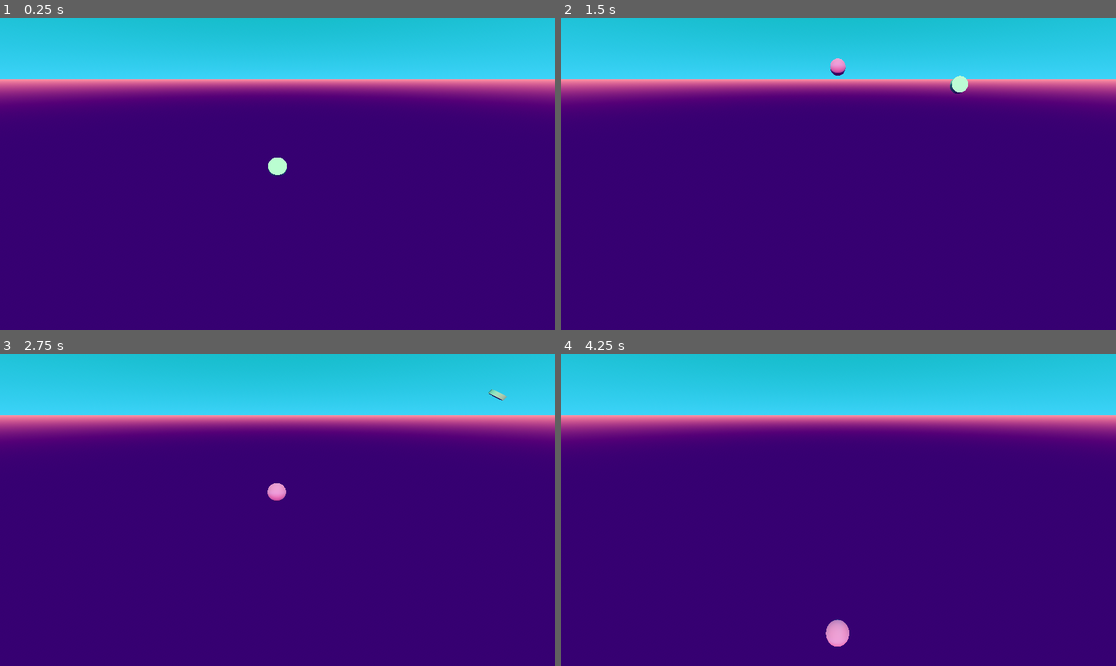
Above: before the commit, frames 1-4 (two rows, left to right).
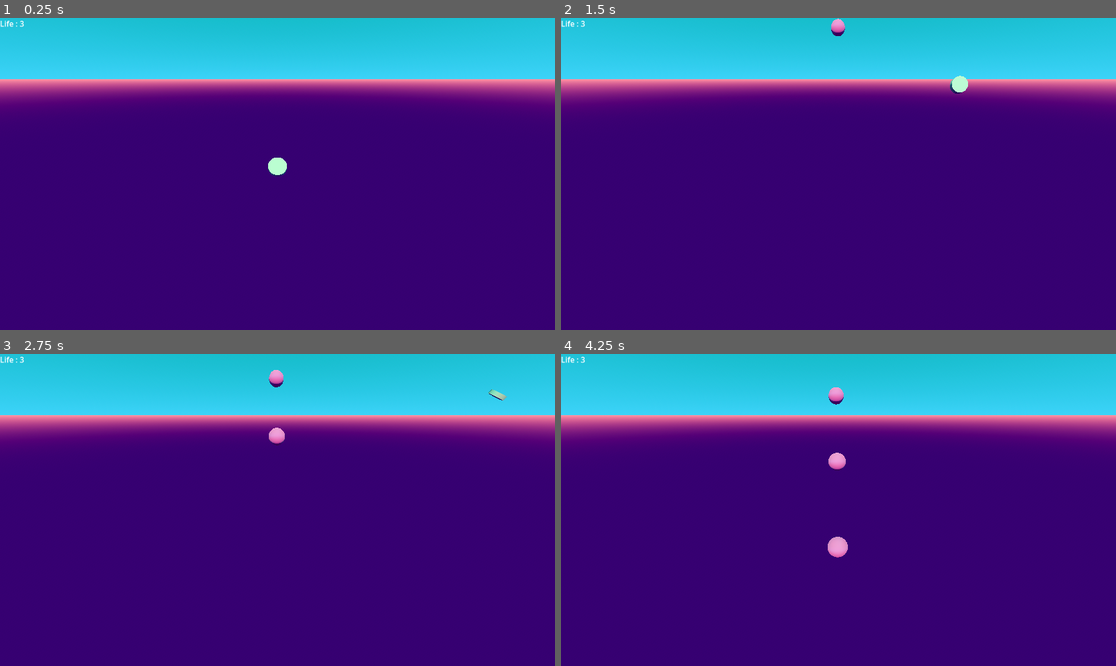
Above: after the commit, the same moments.

Repository: raffaelelauro/Sekiroguelite
Game: Godot game, scene res://main.tscn
Two runs of this game, one before a commit and one after it. Both use one fixed random seed, a clock stepped at 60 frames per second and the inputs below.
Inputs:
- Up to frame 1 (0.25 s): no input
- Up to frame 2 (1.5 s): tap Enter at 0.5 s; hold D (Right) 0.53-1.28 s; hold W (Front) 0.53-1.28 s; tap Space (Parry) at 0.8, 1.35 s; hold S (Back) from 1.28 s (still down)
- Up to frame 3 (2.75 s): tap W (Front) at 1.55 s; release S (Back) at 2.03 s; hold D (Right) from 2.03 s (still down); hold W (Front) from 2.03 s (still down); tap Space (Parry) at 2.3 s
- Up to frame 4 (4.25 s): release W (Front) at 2.78 s; tap Space (Parry) at 2.85, 3.8 s; tap W (Front) at 3.05 s; release D (Right) at 3.53 s; hold A (Left) from 3.53 s (still down); hold W (Front) from 3.53 s (still down)

The runs differ from the first frame. In frame 1, less than 0.1% of the frame differs, in the area x 0-5%, y 0-3%; in frame 2, 0.3%; in frame 3, 0.4%; in frame 4, 0.8%, in the area x 0-52%, y 0-94%.

Commit message:
Implemented player's life and simple game over screen. Close #2.

Diff:
--- a/abstract_parriable.gd
+++ b/abstract_parriable.gd
@@ -14,3 +14,6 @@
 
 	apply_force((position - parried_by.position).normalized()*repulsion_magnitude)
 	apply_torque(Vector3(1, 0, 0) * repulsion_torque)
+
+func player_hit() -> void:
+	queue_free()
--- /dev/null
+++ b/level.gd
@@ -0,0 +1,26 @@
+extends Node3D
+
+@onready var player_life: Label = $PlayerLife
+@onready var game_over: Label = $GameOver
+@onready var player: Player = $Player
+
+func _ready() -> void:
+	update_player_life_label()
+
+func update_player_life_label() -> void :
+	if player_life != null :
+		if player != null :
+			player_life.text = "Life : %d" % (player.get_life())
+		else :
+			player_life.text = "Life : Unknown :("
+	else:
+		print("Player life is empty")
+
+
+func _on_player_life_changed() -> void:
+	update_player_life_label()
+
+
+func _on_player_dead() -> void:
+	player_life.visible = false
+	game_over.visible = true
--- a/main.tscn
+++ b/main.tscn
@@ -1,5 +1,6 @@
-[gd_scene load_steps=6 format=3 uid="uid://cn22cb6mfk2qp"]
+[gd_scene load_steps=8 format=3 uid="uid://cn22cb6mfk2qp"]
 
+[ext_resource type="Script" uid="uid://cl5xdo0vrlgh5" path="res://level.gd" id="1_h2yge"]
 [ext_resource type="PackedScene" uid="uid://durulyhj2ovs7" path="res://player.tscn" id="1_ig7tw"]
 [ext_resource type="PackedScene" uid="uid://c6bc25sbv2i6i" path="res://parriable_object.tscn" id="2_0xm2m"]
 
@@ -19,7 +20,11 @@
 tonemap_mode = 2
 glow_enabled = true
 
+[sub_resource type="LabelSettings" id="LabelSettings_h2yge"]
+font_size = 45
+
 [node name="main" type="Node3D"]
+script = ExtResource("1_h2yge")
 
 [node name="WorldEnvironment" type="WorldEnvironment" parent="."]
 environment = SubResource("Environment_h2yge")
@@ -36,4 +41,29 @@
 [node name="Player" parent="." instance=ExtResource("1_ig7tw")]
 
 [node name="ParriableObject" parent="." instance=ExtResource("2_0xm2m")]
-transform = Transform3D(1, 0, 0, 0, 1, 0, 0, 0, 1, 15.5693, -1.90735e-06, -0.0394535)
+transform = Transform3D(1, 0, 0, 0, 1, 0, 0, 0, 1, 19.2442, -1.90735e-06, -0.0394535)
+
+[node name="ParriableObject2" parent="." instance=ExtResource("2_0xm2m")]
+transform = Transform3D(1, 0, 0, 0, 1, 0, 0, 0, 1, 24.1088, -3.8147e-06, -0.078907)
+
+[node name="ParriableObject3" parent="." instance=ExtResource("2_0xm2m")]
+transform = Transform3D(1, 0, 0, 0, 1, 0, 0, 0, 1, 29.1666, -7.6294e-06, -0.157814)
+
+[node name="PlayerLife" type="Label" parent="."]
+offset_right = 162.0
+offset_bottom = 52.0
+text = "Life : ..."
+
+[node name="GameOver" type="Label" parent="."]
+visible = false
+offset_left = -2.0
+offset_top = 1.0
+offset_right = 1149.0
+offset_bottom = 647.0
+text = "Yer dead..."
+label_settings = SubResource("LabelSettings_h2yge")
+horizontal_alignment = 1
+vertical_alignment = 1
+
+[connection signal="dead" from="Player" to="." method="_on_player_dead"]
+[connection signal="life_changed" from="Player" to="." method="_on_player_life_changed"]
--- a/parriable_object.gd
+++ b/parriable_object.gd
@@ -5,6 +5,3 @@
 
 func _ready() -> void:
 	apply_force(initial_impulse_direction * initial_impulse_magnitude)
-
-func _process(delta:float) -> void :
-	print(position)
--- a/player.gd
+++ b/player.gd
@@ -1,4 +1,9 @@
 extends RigidBody3D
+
+class_name Player
+
+var life: int;
+@export var max_life:int = 3
 
 @export var move_speed: float = 10.0
 @export var rotation_angle: float = PI / 8.0
@@ -13,12 +18,17 @@
 var initial_position: Vector3 = Vector3.ZERO
 var to_initial_position: bool = false
 var invincible: bool = false
+var is_dead: bool = false
+
+signal life_changed
+signal dead
 
 # Called when the node enters the scene tree for the first time.
 func _ready() -> void:
 	# Setup
 	base_rotation = rotation;
 	initial_position = position
+	life = max_life
 
 	# Setup parry area
 	if parry_area != null:
@@ -26,35 +36,44 @@
 
 func _process(delta: float) -> void:
 
-	var target_rotation:Vector3 = Vector3.ZERO
+	# Player not dead
+	if not is_dead:
 
-	# Capture player movement
-	if Input.is_action_pressed("Front"):
-		position.x += move_speed*delta
-		target_rotation.z = base_rotation.z-rotation_angle
-	if Input.is_action_pressed("Back"):
-		position.x -= move_speed*delta
-		target_rotation.z = base_rotation.z+rotation_angle
-	if Input.is_action_pressed("Left"):
-		position.z -= move_speed*delta
-		target_rotation.x = base_rotation.x-rotation_angle
-	if Input.is_action_pressed("Right"):
-		position.z += move_speed*delta
-		target_rotation.x = base_rotation.x+rotation_angle
+		# Is player dead ?
+		if life <= 0 :
+			is_dead = true
+			dead.emit()
+			disc.queue_free()
+		else:
+			var target_rotation:Vector3 = Vector3.ZERO
 
-	# Capture player actions
-	if Input.is_action_just_pressed("Parry"):
-		parry()
+			# Capture player movement
+			if Input.is_action_pressed("Front"):
+				position.x += move_speed*delta
+				target_rotation.z = base_rotation.z-rotation_angle
+			if Input.is_action_pressed("Back"):
+				position.x -= move_speed*delta
+				target_rotation.z = base_rotation.z+rotation_angle
+			if Input.is_action_pressed("Left"):
+				position.z -= move_speed*delta
+				target_rotation.x = base_rotation.x-rotation_angle
+			if Input.is_action_pressed("Right"):
+				position.z += move_speed*delta
+				target_rotation.x = base_rotation.x+rotation_angle
 
-	# Update rotation
-	rotation = rotation.move_toward(target_rotation, TAU * delta)
+			# Capture player actions
+			if Input.is_action_just_pressed("Parry"):
+				parry()
 
-	if to_initial_position:
-		disc.position = disc.position.move_toward(initial_position, delta*back_position_speed)
-		if disc.position.is_equal_approx(initial_position):
-			disc.position = initial_position
-			to_initial_position = false
-			invincible = false
+			# Update rotation
+			rotation = rotation.move_toward(target_rotation, TAU * delta)
+
+			if to_initial_position:
+				disc.position = disc.position.move_toward(initial_position, delta*back_position_speed)
+				if disc.position.is_equal_approx(initial_position):
+					disc.position = initial_position
+					to_initial_position = false
+					invincible = false
 
 func parry() -> void:
 	print('PARRY')
@@ -84,7 +103,14 @@
 		target = null
 
 func _on_body_entered(body: Node) -> void:
-	if !invincible:
-		print("HIT")
-	else:
-		print("INVINCIBLE")
+	if body is AbstractParriable :
+		var body_parriable :AbstractParriable = body as AbstractParriable
+		if !invincible:
+			body_parriable.player_hit();
+			life -= 1
+			life_changed.emit();
+		else:
+			print("INVINCIBLE")
+
+func get_life() -> int :
+	return life
Not shown, added: level.gd.uid
